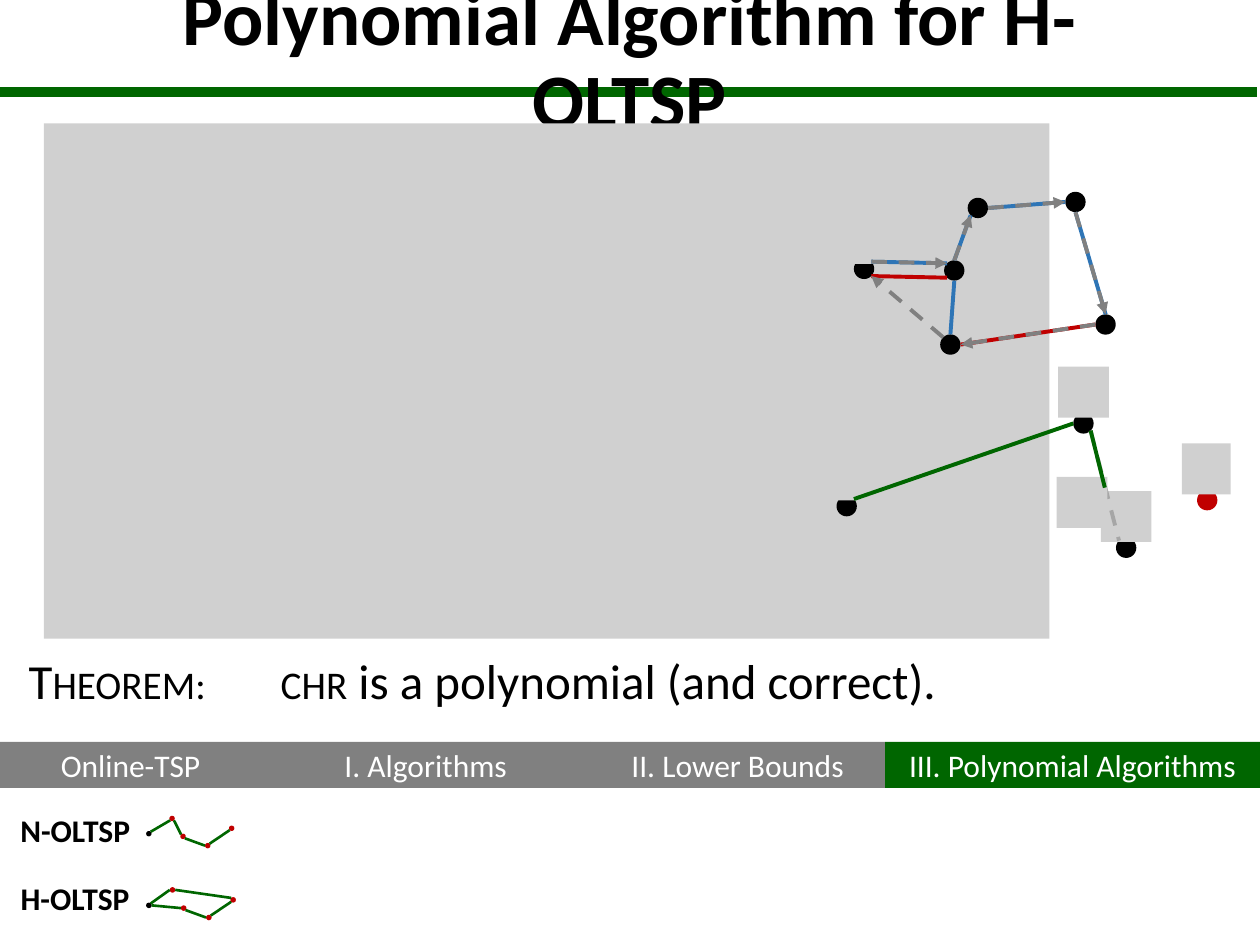
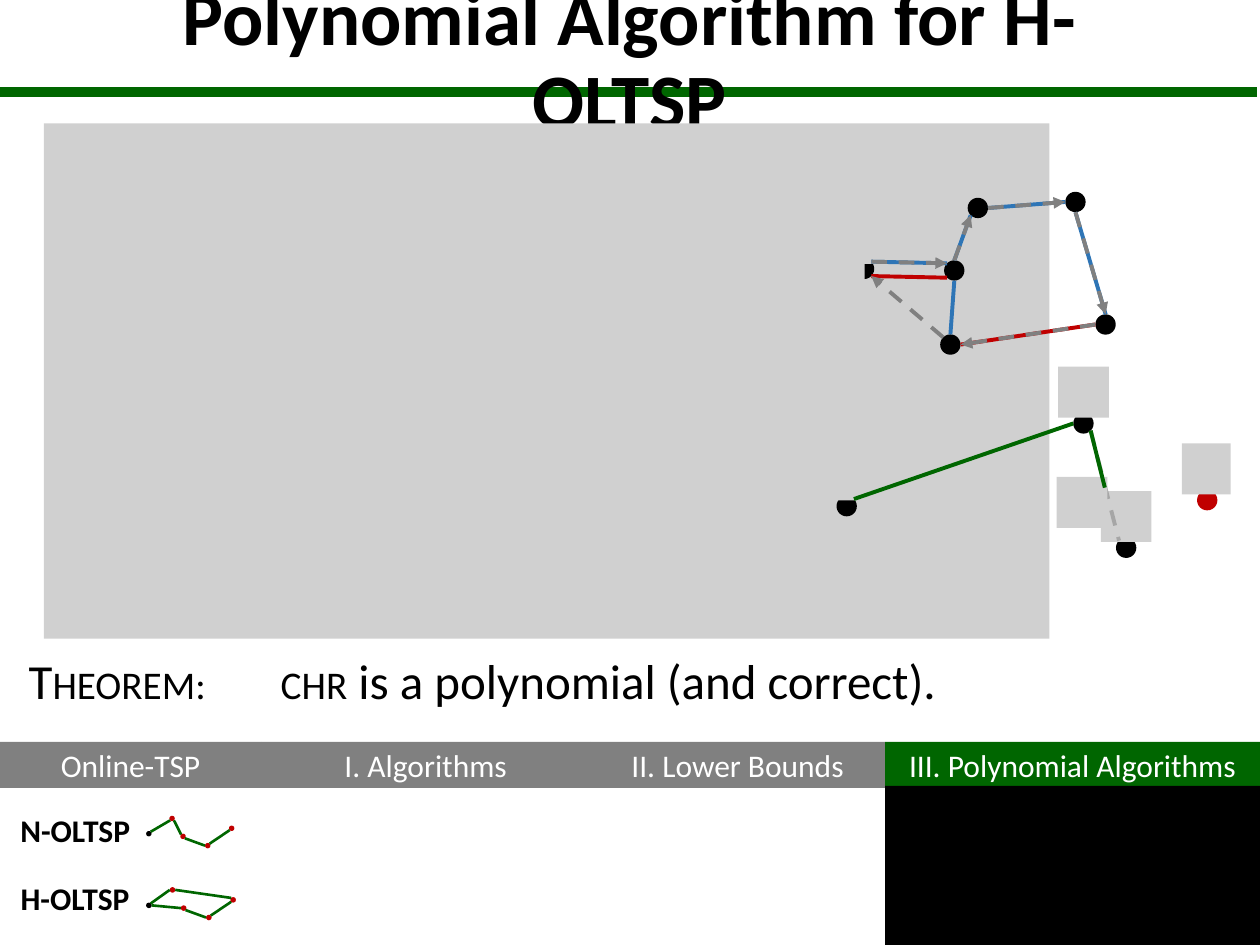
Before and after one commit to GraffL/talk-online-tsp, a slide deck: slide 18 of Präsentation43.pptx. Drawn at 1260x945 pixels with LibreOffice and Linux fonts; fonts in the diff are those of the drawing; grey boxes stand for pictures; background and template pictures are left out. Boxes give left, top, right and bottom in pixels: in the first picture for what was removed or moved away, otherwise in the second. Text is boxed around its words. In the diff, an @@ line names an element or a change of style, - is before the commit and + after.

```diff
--- a/Präsentation43.pptx
+++ b/Präsentation43.pptx
@@ picture added at (814, 256, 864, 306) @@
@@ rectangle added at (885, 786, 1260, 945), fill #000000 @@
```
Also in this commit, not shown: 12 other slides changed, 1 slide added, 1 slide removed.
